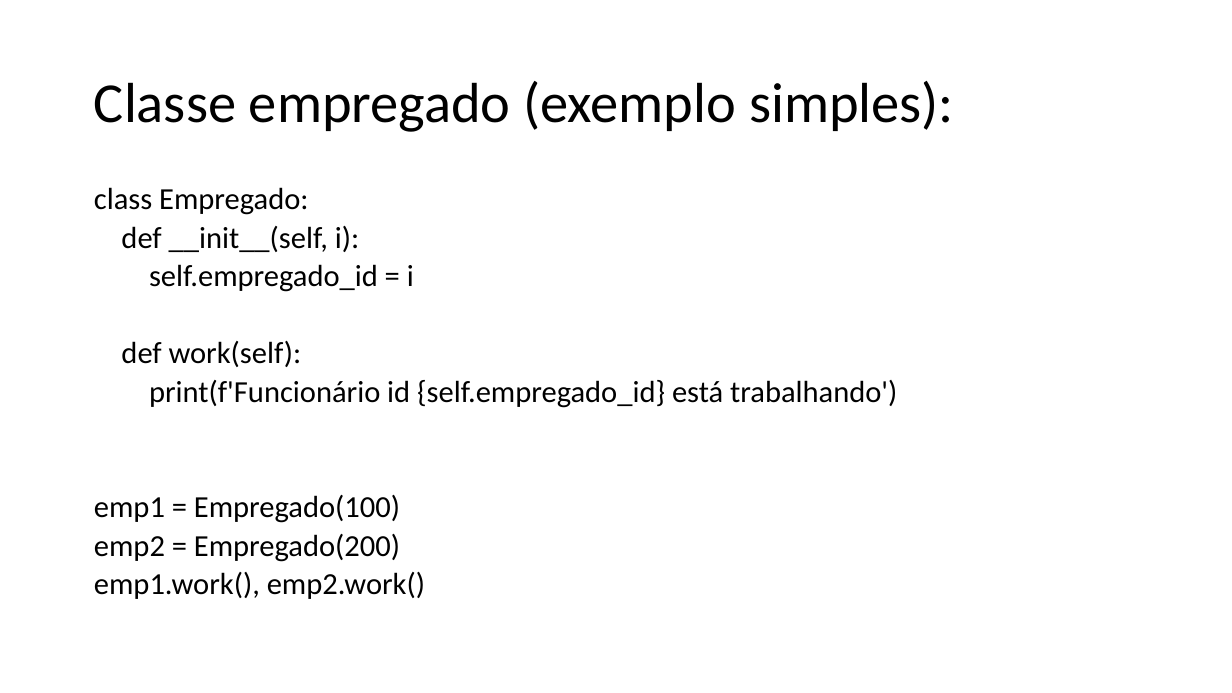
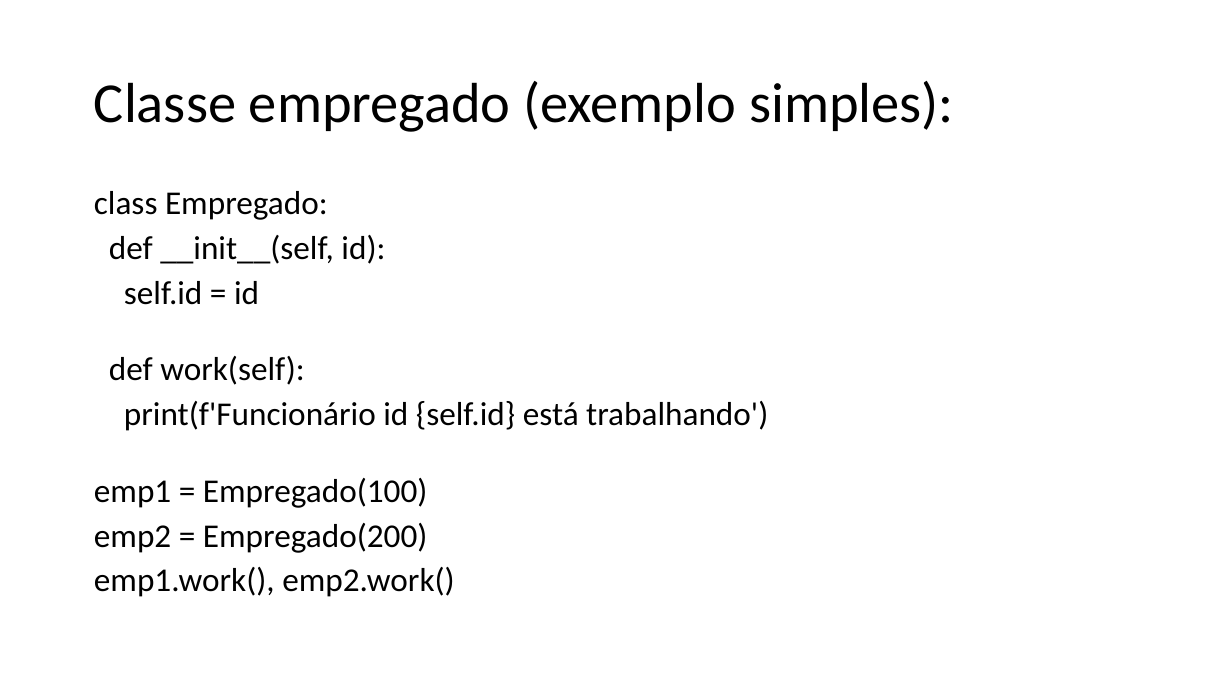
Before and after one commit to dourivaljunior/Curso-de-Python, a slide deck: slide 26 of aula classe em python.pptx. Drawn at 1232x693 pixels with LibreOffice and Linux fonts; fonts in the diff are those of the drawing. Boxes give left, top, right and bottom in pixels: in the first picture for what was removed or moved away, otherwise in the second. Text is boxed around its words. In the diff, an @@ line names an element or a change of style, - is before the commit and + after.

```diff
--- a/aula classe em python.pptx
+++ b/aula classe em python.pptx
@@ text at (94, 191, 455, 597): size 23.8 to 25.9 pt in "class Empregado:", "def work(self):", "emp1 = Empregado(100)", "emp2 = Empregado(200)" and 1 more places; line spacing 0.7 to 0.8 @@
@@ text at (109, 235, 385, 305): text changed; size 23.8 to 25.9 pt @@
-def __init__(self, i):
-self.empregado_id = i
+def __init__(self, id):
+self.id = id
@@ text at (124, 401, 768, 431): text changed; size 23.8 to 25.9 pt @@
-print(f'Funcionário id {self.empregado_id} está trabalhando')
+print(f'Funcionário id {self.id} está trabalhando')
```
Also in this commit, not shown: 5 other slides changed, 15 slides added, 4 slides removed.
